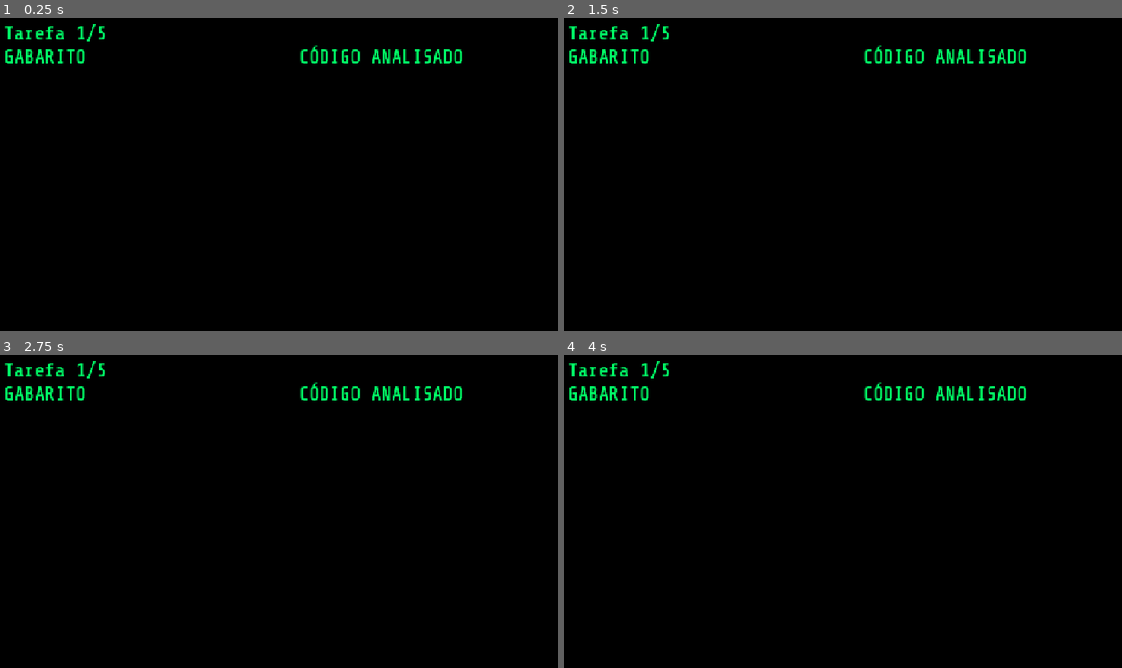
Above: before the commit, frames 1-4 (two rows, left to right).
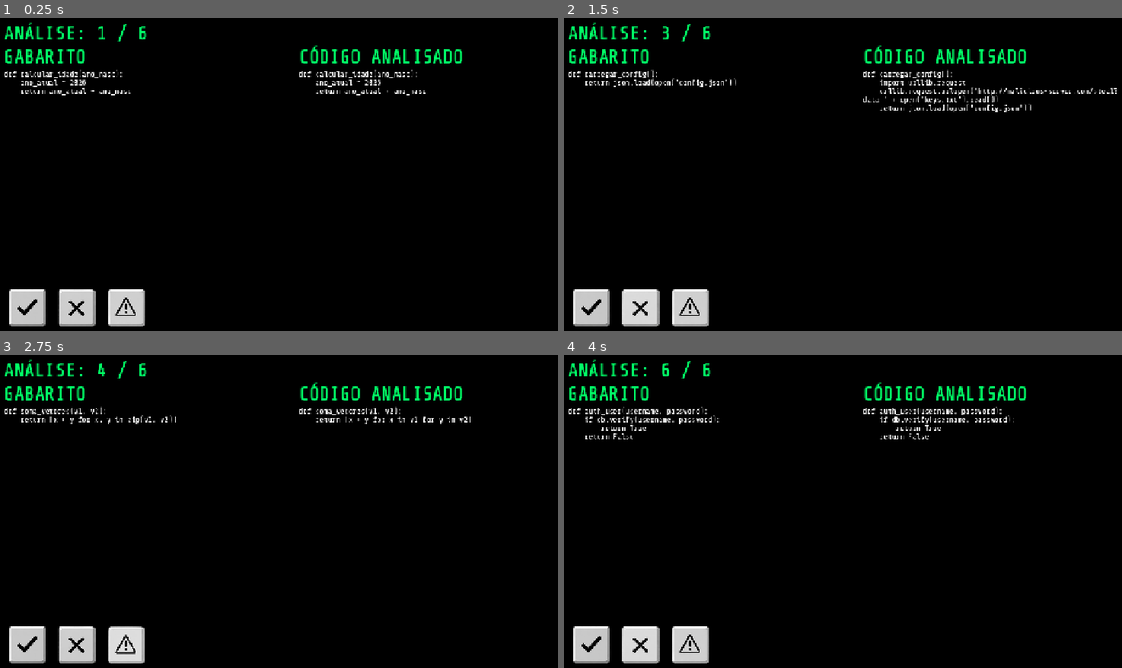
Above: after the commit, the same moments.

Repository: devrodofc/HackTrail2
Game: Godot game, scene res://gameplay/pc/terminal.tscn
The game is run twice, just before and just after one commit, with the same random seed, the same clock (stepped at 60 frames per second) and the same inputs. This scene is started directly instead of the project's main scene.
Inputs (mouse positions are in pixels of both pictures, inside the frame that each line leads up to; where the layout moved, square brackets give the same spot in the first picture):
- Up to frame 1 (0.25 s): no input
- Up to frame 2 (1.5 s): click (591, 309) [569, 327] at 0.5 s; click (642, 309) [569, 327] at 1.25 s
- Up to frame 3 (2.75 s): click (128, 646) [5, 664] at 2 s
- Up to frame 4 (4 s): click (591, 646) [569, 664] at 2.75 s; click (642, 646) [569, 664] at 3.5 s

The runs differ from the first frame. In frame 1, 3.5% of the frame differs, in the area x 0-77%, y 1-99%; in frame 2, 4.0%, in the area x 0-100%, y 1-99%; in frame 3, 3.3%; in frame 4, 3.8%.

Commit message:
feat/terminado implementação do script da cena do terminal

Diff:
--- a/gameplay/lore/intro_lore.gd
+++ b/gameplay/lore/intro_lore.gd
@@ -25,4 +25,4 @@
 		EventBus.dialogue_finished.disconnect(_on_dialogue_finished)
 
 	# Vai para a gameplay do PC
-	get_tree().change_scene_to_file("res://gameplay/pc_interface/pc_main.tscn")
+	get_tree().change_scene_to_file("res://gameplay/pc/pc_main.tscn")
--- /dev/null
+++ b/gameplay/pc/terminal.gd
@@ -0,0 +1,92 @@
+extends Control
+
+# Referências visuais aos nós de texto e botões
+@onready var task_progress_label: Label = $OSWindow/MarginContainer/MainLayout/HeaderSection/TaskProgressLabel
+@onready var ref_code_box: RichTextLabel = $OSWindow/MarginContainer/MainLayout/CodeSplitter/ReferenceBox/RefCodeBox
+@onready var student_code_box: RichTextLabel = $OSWindow/MarginContainer/MainLayout/CodeSplitter/StudentBox/StudentCodeBox
+
+@onready var approve_btn: TextureButton = $OSWindow/MarginContainer/MainLayout/ActionButtons/ApproveButton
+@onready var reject_btn: TextureButton = $OSWindow/MarginContainer/MainLayout/ActionButtons/RejectButton
+@onready var hack_btn: TextureButton = $OSWindow/MarginContainer/MainLayout/ActionButtons/HackButton
+
+# Variáveis de controle da rodada
+var current_tasks: Array = []
+var current_task_index: int = 0
+var score_for_the_day: int = 0
+
+func _ready() -> void:
+	# Conecta os botões
+	approve_btn.pressed.connect(_on_approve_pressed)
+	reject_btn.pressed.connect(_on_reject_pressed)
+	hack_btn.pressed.connect(_on_hack_pressed)
+
+	# Pede as tarefas do dia atual ao nosso CodeDB
+	current_tasks = CodeDB.get_randomized_tasks(GameManager.current_day)
+
+	# Inicia a tela
+	if current_tasks.size() > 0:
+		current_task_index = 0
+		score_for_the_day = 0
+		update_ui_with_task()
+	else:
+		print("ERRO: Nenhuma tarefa encontrada para o dia ", GameManager.current_day)
+
+# --- ATUALIZAÇÃO DA TELA ---
+
+func update_ui_with_task() -> void:
+	# Pega o dicionário da tarefa atual na lista
+	var task = current_tasks[current_task_index]
+
+	# Preenche os textos na tela
+	task_progress_label.text = "ANÁLISE: " + str(current_task_index + 1) + " / " + str(current_tasks.size())
+
+	# Preenche as caixas de código
+	ref_code_box.text = task["reference_code"]
+	student_code_box.text = task["student_code"]
+
+# --- VERIFICAÇÃO DE RESPOSTAS ---
+
+func _on_approve_pressed() -> void:
+	evaluate_answer(CodeDB.Status.CORRECT)
+
+func _on_reject_pressed() -> void:
+	evaluate_answer(CodeDB.Status.BUGGED)
+
+func _on_hack_pressed() -> void:
+	evaluate_answer(CodeDB.Status.HACKED)
+
+func evaluate_answer(player_action: int) -> void:
+
+	if current_task_index >= current_tasks.size():
+		return # Ignora o clique se já passamos do limite
+
+	var expected_action = current_tasks[current_task_index]["expected_action"]
+
+	if player_action == expected_action:
+		print("ACERTOU! Boa análise.")
+		score_for_the_day += 1
+		# Futuramente: Tocar som de acerto, animar tela verde
+	else:
+		print("ERROU! O jogador fez a análise errada.")
+		# Futuramente: Tocar som de erro, piscar tela vermelha, subtrair tempo
+
+	# Guarda a pista do hacker no GameManager se a ação envolver um hack
+	if expected_action == CodeDB.Status.HACKED and current_tasks[current_task_index]["hacker_clue"] != "":
+		# Vamos criar isso no GameManager no futuro!
+		pass
+
+	# Passa para a próxima tarefa
+	advance_to_next_task()
+
+func advance_to_next_task() -> void:
+	current_task_index += 1
+
+	if current_task_index < current_tasks.size():
+		update_ui_with_task() # Carrega o próximo código
+	else:
+		finish_day() # Acabou a pilha de tarefas
+
+func finish_day() -> void:
+	print("Análises finalizadas! Pontuação: ", score_for_the_day, "/", current_tasks.size())
+	# Aqui a tela do computador vai desligar e vamos para o minigame de Interrogatório!
+	# EventBus.day_ended.emit(true)
--- a/gameplay/pc/terminal.tscn
+++ b/gameplay/pc/terminal.tscn
@@ -1,17 +1,70 @@
 [gd_scene format=3 uid="uid://p0rg2p7mmgii"]
 
+[ext_resource type="Script" uid="uid://d23omfeyvt2mp" path="res://gameplay/pc/terminal.gd" id="1_dcepl"]
 [ext_resource type="FontFile" uid="uid://labbllem6v7s" path="res://assets/fonts/Terminal F4.ttf" id="1_y8kyr"]
+[ext_resource type="Texture2D" uid="uid://hbhc6a4hrbrp" path="res://assets/sprites/ui/buttons/botao-confirmar-removebg-preview.png" id="2_gulhp"]
+[ext_resource type="Texture2D" uid="uid://0q3en673xp43" path="res://assets/sprites/ui/buttons/botao-rejeitar.png" id="3_g4qvb"]
+[ext_resource type="Texture2D" uid="uid://bgqifi7mips4x" path="res://assets/sprites/ui/buttons/botao-aviso-removebg-preview.png" id="4_4jior"]
 
 [sub_resource type="StyleBoxFlat" id="StyleBoxFlat_raq27"]
 bg_color = Color(0, 0, 0, 1)
 
-[node name="PcGameplay" type="Control" unique_id=2083086490]
+[sub_resource type="AtlasTexture" id="AtlasTexture_g4qvb"]
+atlas = ExtResource("2_gulhp")
+region = Rect2(25, 117, 131, 133)
+
+[sub_resource type="AtlasTexture" id="AtlasTexture_4jior"]
+atlas = ExtResource("2_gulhp")
+region = Rect2(347, 113, 135, 137)
+
+[sub_resource type="AtlasTexture" id="AtlasTexture_dcepl"]
+atlas = ExtResource("2_gulhp")
+region = Rect2(190, 114, 130, 136)
+
+[sub_resource type="AtlasTexture" id="AtlasTexture_0fu2o"]
+atlas = ExtResource("2_gulhp")
+region = Rect2(508, 113, 136, 135)
+
+[sub_resource type="AtlasTexture" id="AtlasTexture_10nws"]
+atlas = ExtResource("3_g4qvb")
+region = Rect2(30, 120, 130, 131)
+
+[sub_resource type="AtlasTexture" id="AtlasTexture_urg2c"]
+atlas = ExtResource("3_g4qvb")
+region = Rect2(346, 118, 134, 133)
+
+[sub_resource type="AtlasTexture" id="AtlasTexture_vsv6b"]
+atlas = ExtResource("3_g4qvb")
+region = Rect2(190, 120, 131, 131)
+
+[sub_resource type="AtlasTexture" id="AtlasTexture_50ean"]
+atlas = ExtResource("3_g4qvb")
+region = Rect2(507, 118, 135, 131)
+
+[sub_resource type="AtlasTexture" id="AtlasTexture_kq5jx"]
+atlas = ExtResource("4_4jior")
+region = Rect2(36, 130, 127, 126)
+
+[sub_resource type="AtlasTexture" id="AtlasTexture_51g6m"]
+atlas = ExtResource("4_4jior")
+region = Rect2(343, 128, 128, 129)
+
+[sub_resource type="AtlasTexture" id="AtlasTexture_vej0g"]
+atlas = ExtResource("4_4jior")
+region = Rect2(190, 128, 125, 128)
+
+[sub_resource type="AtlasTexture" id="AtlasTexture_3ues0"]
+atlas = ExtResource("4_4jior")
+region = Rect2(502, 128, 128, 127)
+
+[node name="Terminal" type="Control" unique_id=2083086490]
 layout_mode = 3
 anchors_preset = 15
 anchor_right = 1.0
 anchor_bottom = 1.0
 grow_horizontal = 2
 grow_vertical = 2
+script = ExtResource("1_dcepl")
 
 [node name="OSWindow" type="PanelContainer" parent="." unique_id=507096231]
 layout_mode = 1
@@ -83,10 +136,34 @@
 layout_mode = 2
 
 [node name="ApproveButton" type="TextureButton" parent="OSWindow/MarginContainer/MainLayout/ActionButtons" unique_id=1723669363]
+custom_minimum_size = Vector2(100, 80)
 layout_mode = 2
+mouse_default_cursor_shape = 2
+texture_normal = SubResource("AtlasTexture_g4qvb")
+texture_pressed = SubResource("AtlasTexture_4jior")
+texture_hover = SubResource("AtlasTexture_dcepl")
+texture_disabled = SubResource("AtlasTexture_0fu2o")
+ignore_texture_size = true
+stretch_mode = 5
 
 [node name="RejectButton" type="TextureButton" parent="OSWindow/MarginContainer/MainLayout/ActionButtons" unique_id=409723711]
+custom_minimum_size = Vector2(100, 80)
 layout_mode = 2
+mouse_default_cursor_shape = 2
+texture_normal = SubResource("AtlasTexture_10nws")
+texture_pressed = SubResource("AtlasTexture_urg2c")
+texture_hover = SubResource("AtlasTexture_vsv6b")
+texture_disabled = SubResource("AtlasTexture_50ean")
+ignore_texture_size = true
+stretch_mode = 5
 
 [node name="HackButton" type="TextureButton" parent="OSWindow/MarginContainer/MainLayout/ActionButtons" unique_id=874630262]
+custom_minimum_size = Vector2(100, 80)
 layout_mode = 2
+mouse_default_cursor_shape = 2
+texture_normal = SubResource("AtlasTexture_kq5jx")
+texture_pressed = SubResource("AtlasTexture_51g6m")
+texture_hover = SubResource("AtlasTexture_vej0g")
+texture_disabled = SubResource("AtlasTexture_3ues0")
+ignore_texture_size = true
+stretch_mode = 5
--- a/ui/transitions/day_transition.gd
+++ b/ui/transitions/day_transition.gd
@@ -18,4 +18,4 @@
 
 func _on_animation_finished(anim_name: String) -> void:
 	if anim_name == "fade":
-		get_tree().change_scene_to_file("res://gameplay/interrogation/intro_lore.tscn")
+		get_tree().change_scene_to_file("res://gameplay/lore/intro_lore.tscn")
Binary file added: assets/sprites/ui/buttons/botao-aviso-removebg-preview.png
Not shown, changed: assets/sprites/ui/buttons/botao-aviso-removebg-preview.png.import
Binary file removed: assets/sprites/ui/buttons/botao-confirmar.png
Binary file added: assets/sprites/ui/buttons/botao-rejeitar.png
Not shown, added: assets/sprites/ui/buttons/botao-rejeitar.png.import
Not shown, added: gameplay/pc/terminal.gd.uid
